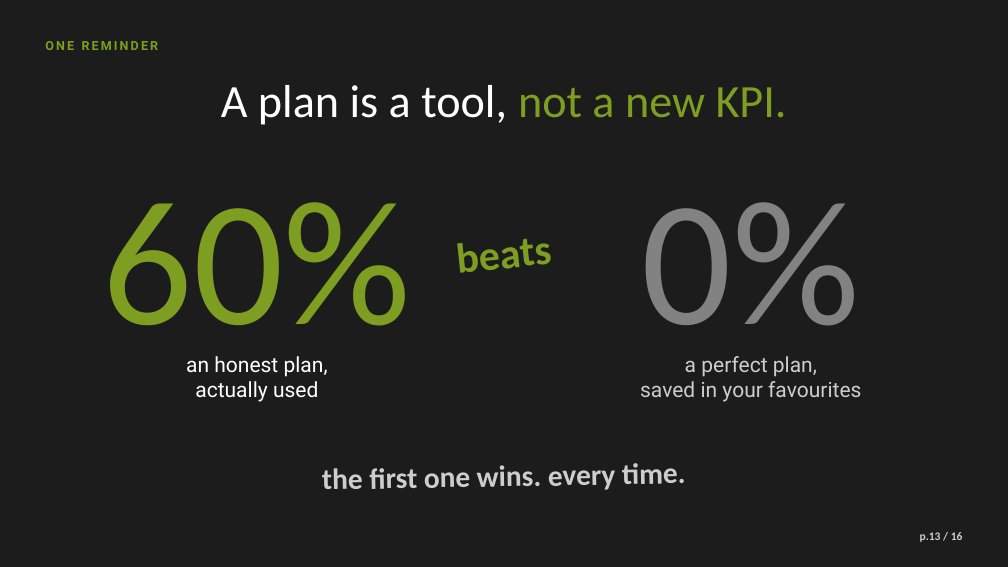
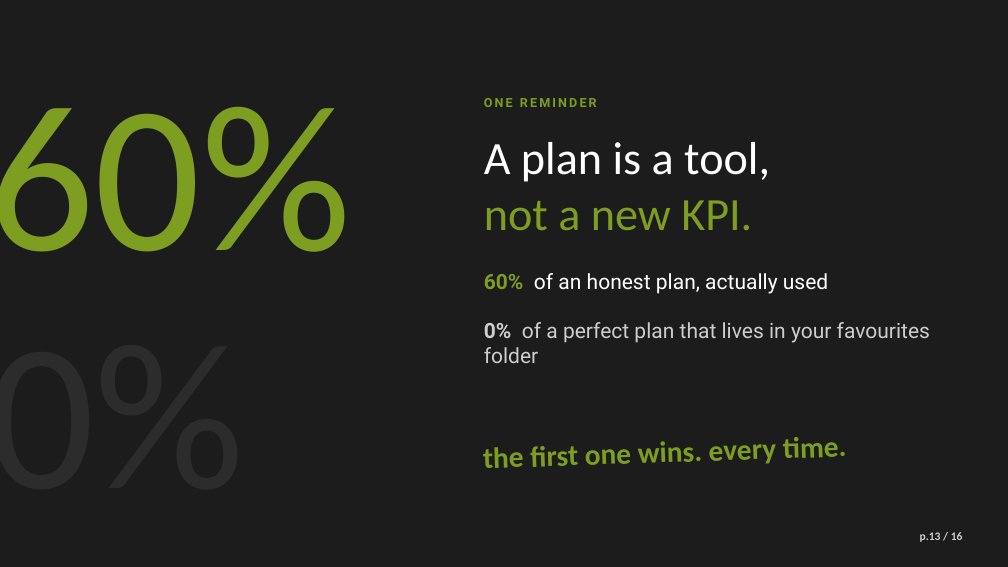
Before and after one commit to Kyson-CCHEN/English-presentation, a slide deck: slide 13 of Planning_Is_the_Pressure.pptx. Drawn at 1008x567 pixels with LibreOffice and Linux fonts; fonts in the diff are those of the drawing. Boxes give left, top, right and bottom in pixels: in the first picture for what was removed or moved away, otherwise in the second. Text is boxed around its words. In the diff, an @@ line names an element or a change of style, - is before the commit and + after.

```diff
--- a/Planning_Is_the_Pressure.pptx
+++ b/Planning_Is_the_Pressure.pptx
@@ text "60%": place and size @@
-text "60%" at [103, 202, 411, 366]
+text "60%" at [0, 107, 351, 252]
@@ text "60%" at [0, 107, 351, 252]: size 170 to 200 pt; alignment centre to left @@
@@ text "ONE REMINDER": place and size @@
-text "ONE REMINDER" at [45, 41, 159, 50]
+text "ONE REMINDER" at [484, 98, 597, 107]
@@ text at [484, 142, 770, 231]: text changed @@
-A plan is a tool, not a new KPI.
+A plan is a tool,
+not a new KPI.
@@ text removed at [642, 202, 860, 366] @@
-0%
@@ text removed at [458, 239, 553, 273] @@
-beats
@@ text at [484, 273, 828, 294]: text changed @@
-an honest plan,
-actually used
+60% of an honest plan, actually used
@@ text at [484, 322, 930, 363]: text changed @@
-a perfect plan,
-saved in your favourites
+0% of a perfect plan that lives in your favourites folder
@@ text "the first one wins. every ...": place and size @@
-text "the first one wins. every ..." at [322, 463, 686, 490]
+text "the first one wins. every ..." at [483, 437, 847, 468]
@@ text "the first one wins. every ..." at [483, 437, 847, 468]: text colour #CDCDCD to #7D9E20; alignment centre to left; rotation 359 to 358 degrees @@
```
Also in this commit, not shown: 2 other slides changed.
